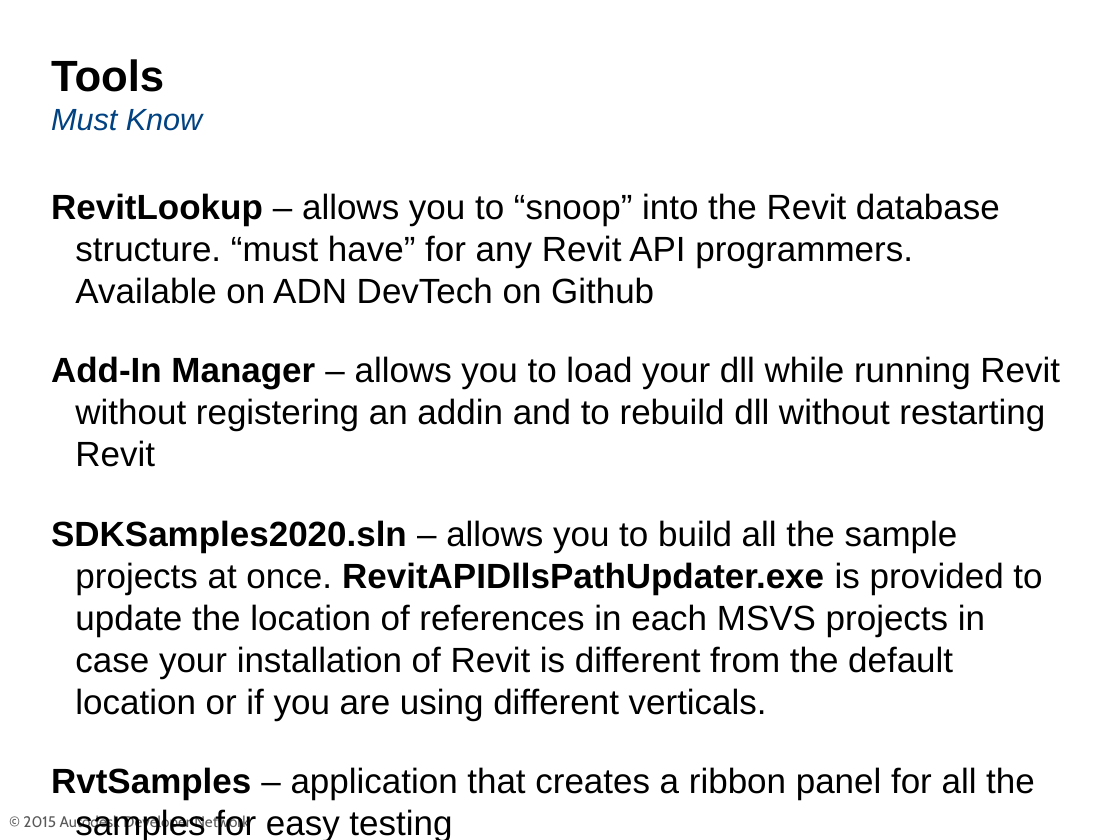
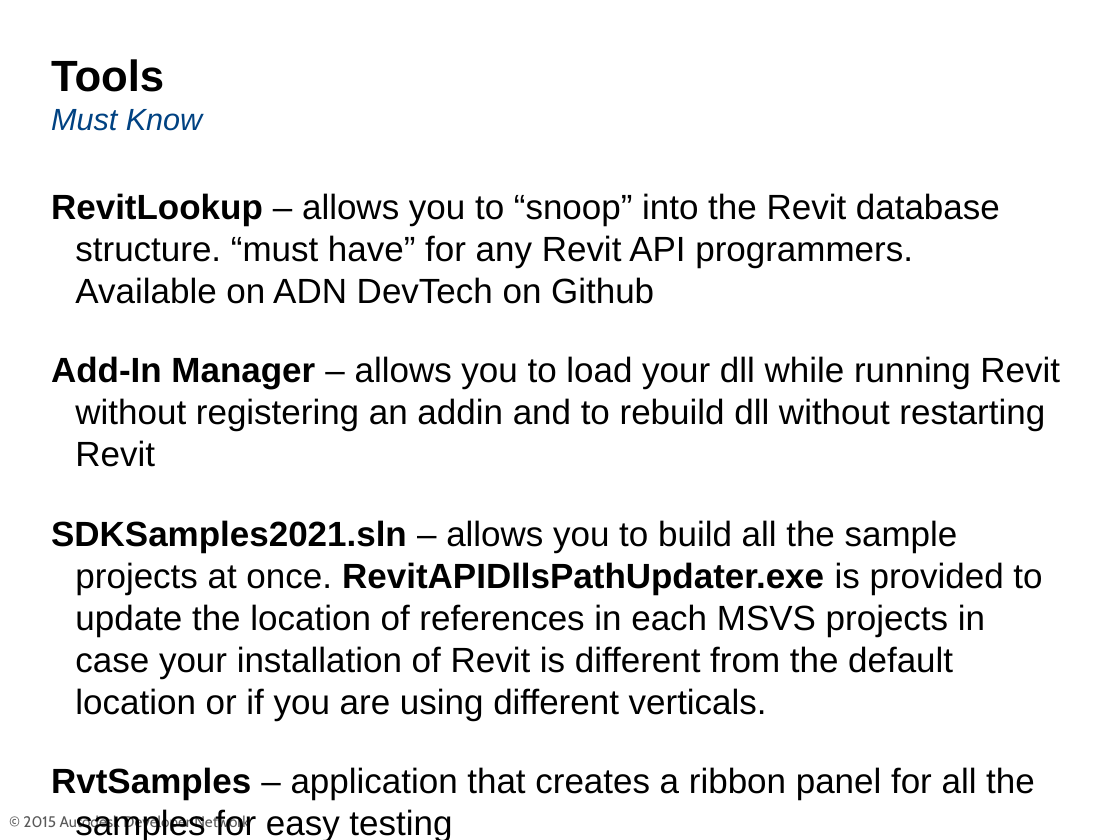
Before and after one commit to ADN-DevTech/RevitTrainingMaterial, a slide deck: slide 31 of Presentation/1_Revit_API_Intro.pptx. Drawn at 1120x840 pixels with LibreOffice and Linux fonts; fonts in the diff are those of the drawing; background and template pictures are left out. Boxes give left, top, right and bottom in pixels: in the first picture for what was removed or moved away, otherwise in the second. Text is boxed around its words. In the diff, an @@ line names an element or a change of style, - is before the commit and + after.

```diff
--- a/Presentation/1_Revit_API_Intro.pptx
+++ b/Presentation/1_Revit_API_Intro.pptx
@@ text at (x1=51, y1=520, x2=1042, y2=720): text changed @@
-SDKSamples2020.sln – allows you to build all the sample projects at once. RevitAPIDllsPathUpdater.exe is provided to update the location of references in each MSVS projects in case your installation of Revit is different from the default location or if you are using different verticals.
+SDKSamples2021.sln – allows you to build all the sample projects at once. RevitAPIDllsPathUpdater.exe is provided to update the location of references in each MSVS projects in case your installation of Revit is different from the default location or if you are using different verticals.
```
Also in this commit, not shown: 4 other slides changed, 31 other files.
